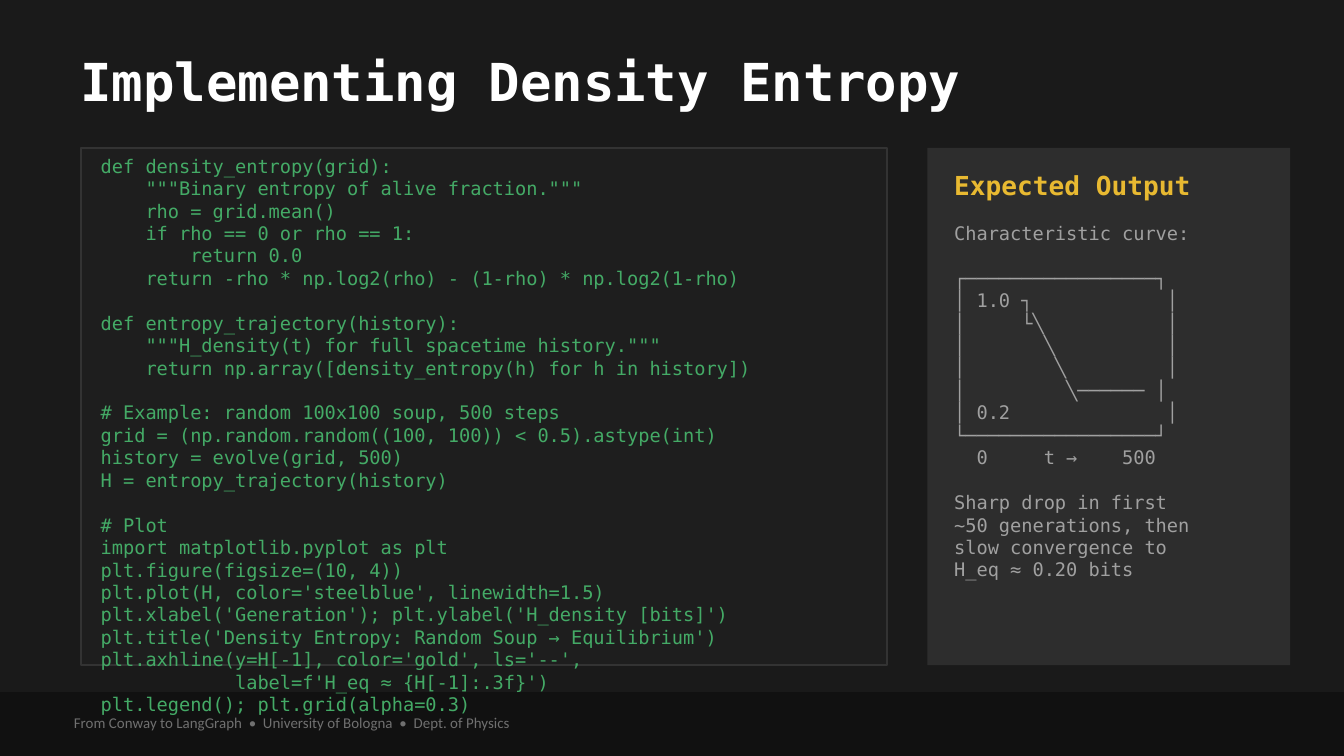
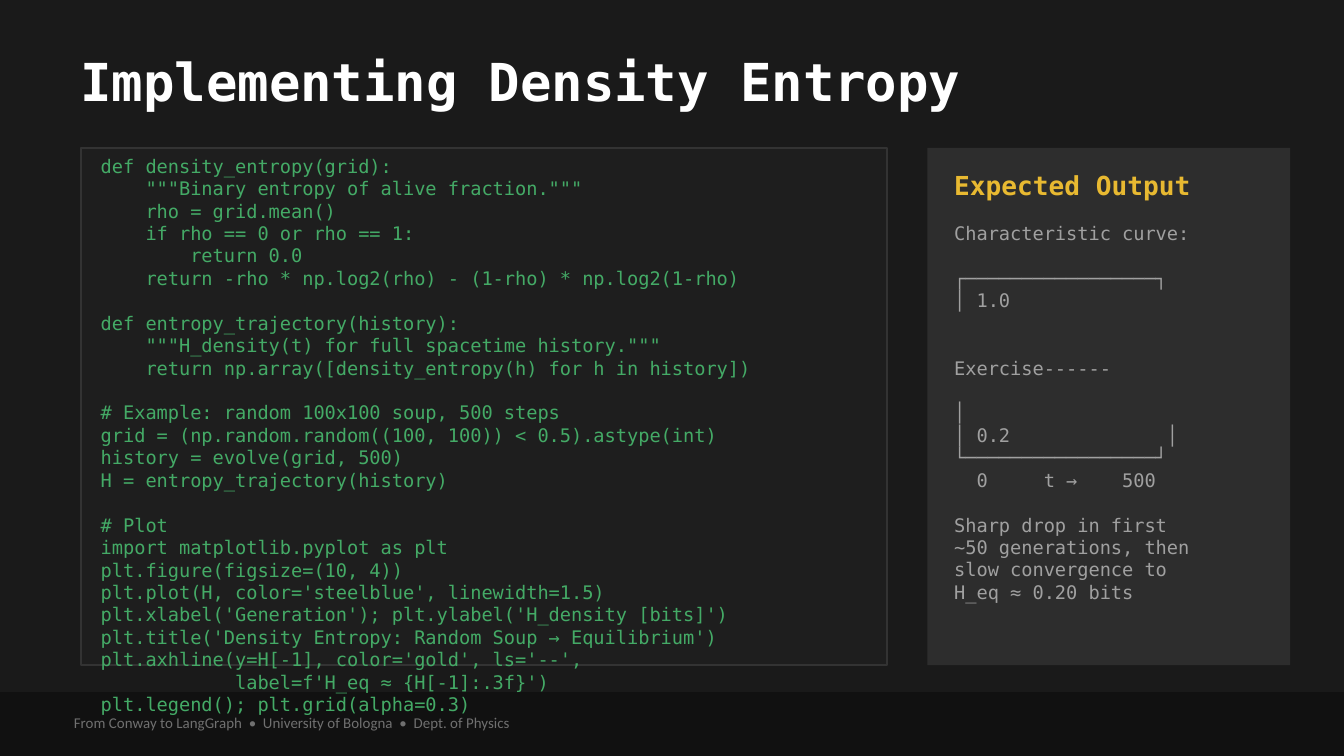
Before and after one commit to mirko-degli-esposti/Conway-to-LangGraph, a slide deck: slide 14 of week02_game_of_life/Slides/Lecture2b_Entropy_of_GoL.pptx. Drawn at 1344x756 pixels with LibreOffice and Linux fonts; fonts in the diff are those of the drawing. Boxes give left, top, right and bottom in pixels: in the first picture for what was removed or moved away, otherwise in the second. Text is boxed around its words. In the diff, an @@ line names an element or a change of style, - is before the commit and + after.

```diff
--- a/week02_game_of_life/Slides/Lecture2b_Entropy_of_GoL.pptx
+++ b/week02_game_of_life/Slides/Lecture2b_Entropy_of_GoL.pptx
@@ text at (x1=954, y1=293, x2=1111, y2=375): text changed @@
-│ 1.0 ┐ │
-│ └╲ │
-│ ╲ │
-│ ╲ │
-│ ╲────── │
+│ 1.0
+Exercise------
+│
```
Also in this commit, not shown: 2 other slides changed.
